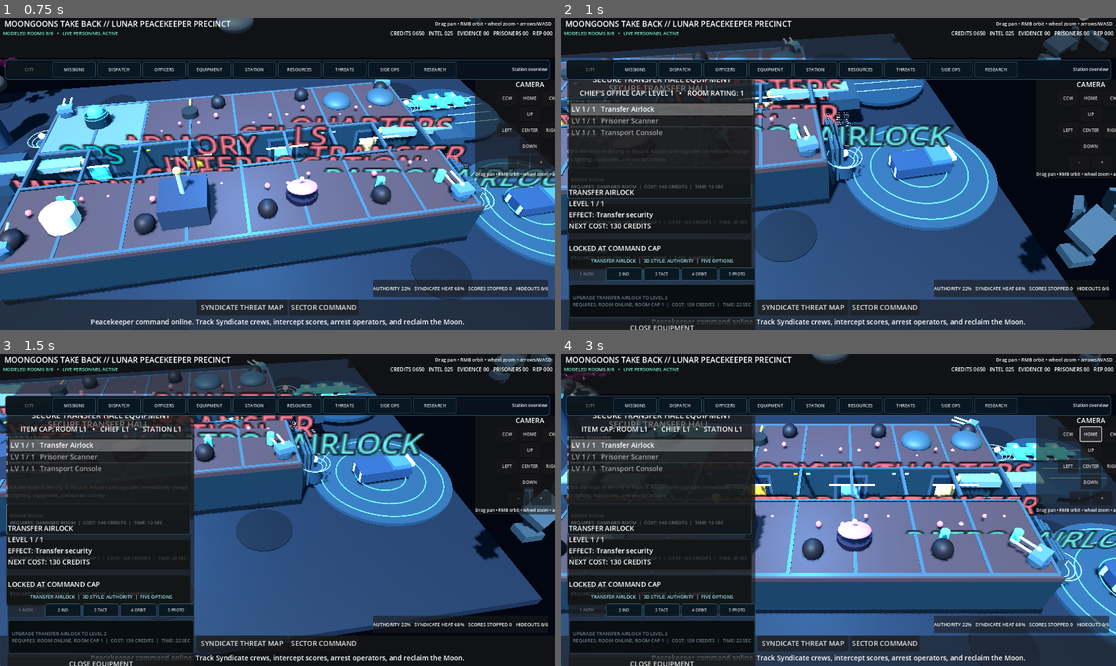
Above: before the commit, frames 1-4 (two rows, left to right).
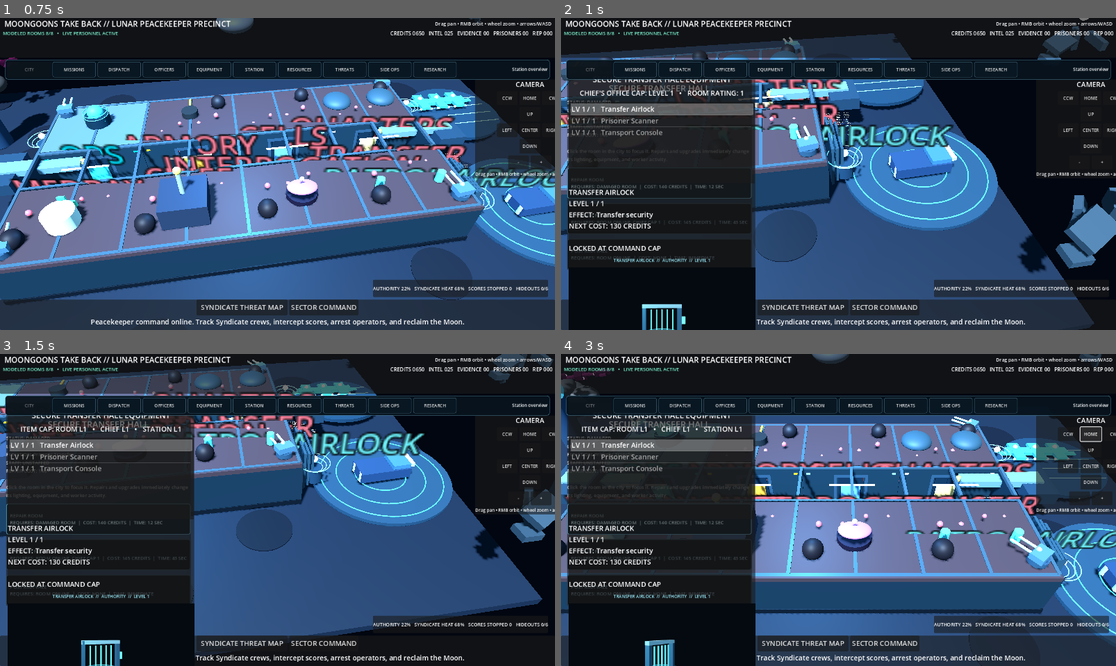
Above: after the commit, the same moments.

Repository: POTD725/MoonGoons-Take-Back
Game: Godot game, scene res://scenes/LivingPrecinct.tscn
The game is run twice, just before and just after one commit, with the same random seed, the same clock (stepped at 60 frames per second) and the same inputs.
Inputs (mouse positions are in pixels of both pictures, inside the frame that each line leads up to):
- Up to frame 1 (0.75 s): tap Enter at 0.5 s; move the mouse to (399, 158) at 0.52 s; hold D from 0.53 s (still down); tap Q at 0.6 s; click (399, 158) at 0.67 s
- Up to frame 2 (1 s): keep holding D; tap Space at 0.77 s
- Up to frame 3 (1.5 s): release D at 1.25 s; drag from (166, 525) to (249, 572) at 1.27 s
- Up to frame 4 (3 s): click "CCW" at 2 s; click "HOME" at 2.75 s

Frame 1 is identical in both runs. In frame 2, 2.5% of the frame differs, in the area x 1-36%, y 77-100%; in frame 3, 2.5%; in frame 4, 2.5%.

Commit message:
Attach live equipment 3D preview

Diff:
--- a/scenes/LivingPrecinct.tscn
+++ b/scenes/LivingPrecinct.tscn
@@ -20,6 +20,7 @@
 [ext_resource type="Script" path="res://scripts/precinct_equipment_style_state.gd" id="18_style_state"]
 [ext_resource type="Script" path="res://scripts/precinct_equipment_visual_controller.gd" id="19_visual_controller"]
 [ext_resource type="Script" path="res://scripts/precinct_exterior_city_visuals.gd" id="20_exterior_city"]
+[ext_resource type="Script" path="res://scripts/precinct_equipment_preview.gd" id="21_equipment_preview"]
 
 [node name="LivingMoonGoonsPrecinct" type="Node3D"]
 script = ExtResource("1_living")
@@ -91,3 +92,6 @@
 
 [node name="ExteriorCityVisuals" type="Node" parent="."]
 script = ExtResource("20_exterior_city")
+
+[node name="EquipmentPreview" type="Node" parent="."]
+script = ExtResource("21_equipment_preview")
Not shown: 1 places in scenes/LivingPrecinct.tscn that only renumber resources
